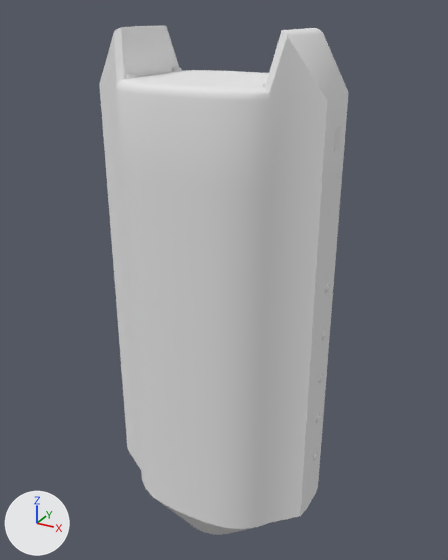
The Blender file Assets/spaceport.blend as it was, and as the next commit left it.
The view is the same before and after, from a 50 mm lens placed at (11.8, -20.9, 13.0), pointed at (0.1, 0.3, 2.4). Arrows for +X, +Y and +Z are at lower left; the lights stay in place.

Objects in the first picture: 'left-gate', 'right-gate', 'spaceport'.
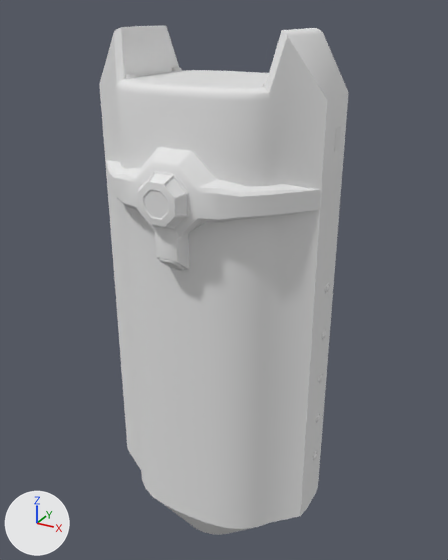
Where the change shows, as pixel boxes [x1, y1, x2, y2] in the pictures (448 x 560 px):
'cockpit', added: after [106, 147, 321, 270]

The change, as a list of edits to the scene's bpy script:
```text
Add me_cockpit_002:
    me_cockpit_002.from_pydata(...)  # 226 vertices, 216 faces; spans x 0.0..4.67, y -0.95..2.26, z -2.87..1.63
    me_cockpit_002.polygons.foreach_set('use_smooth', [True] * 216)
    me_cockpit_002.materials.append(mat_spaceport)  # its picture is missing
Add ob_cockpit:
    ob_cockpit = bpy.data.objects.new('cockpit', me_cockpit_002)
    ob_cockpit.parent = ob_spaceport
    ob_cockpit.location = (0.0, -3.321, 7.0)
    _m = ob_cockpit.modifiers.new('Mirror', 'MIRROR')
```
